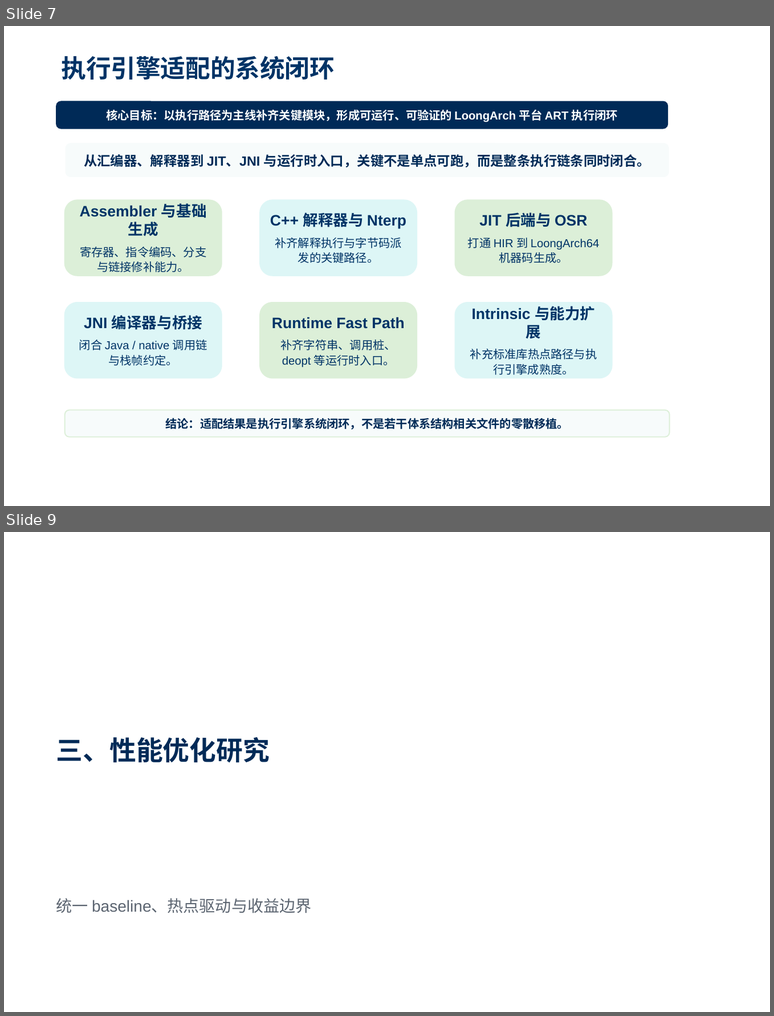
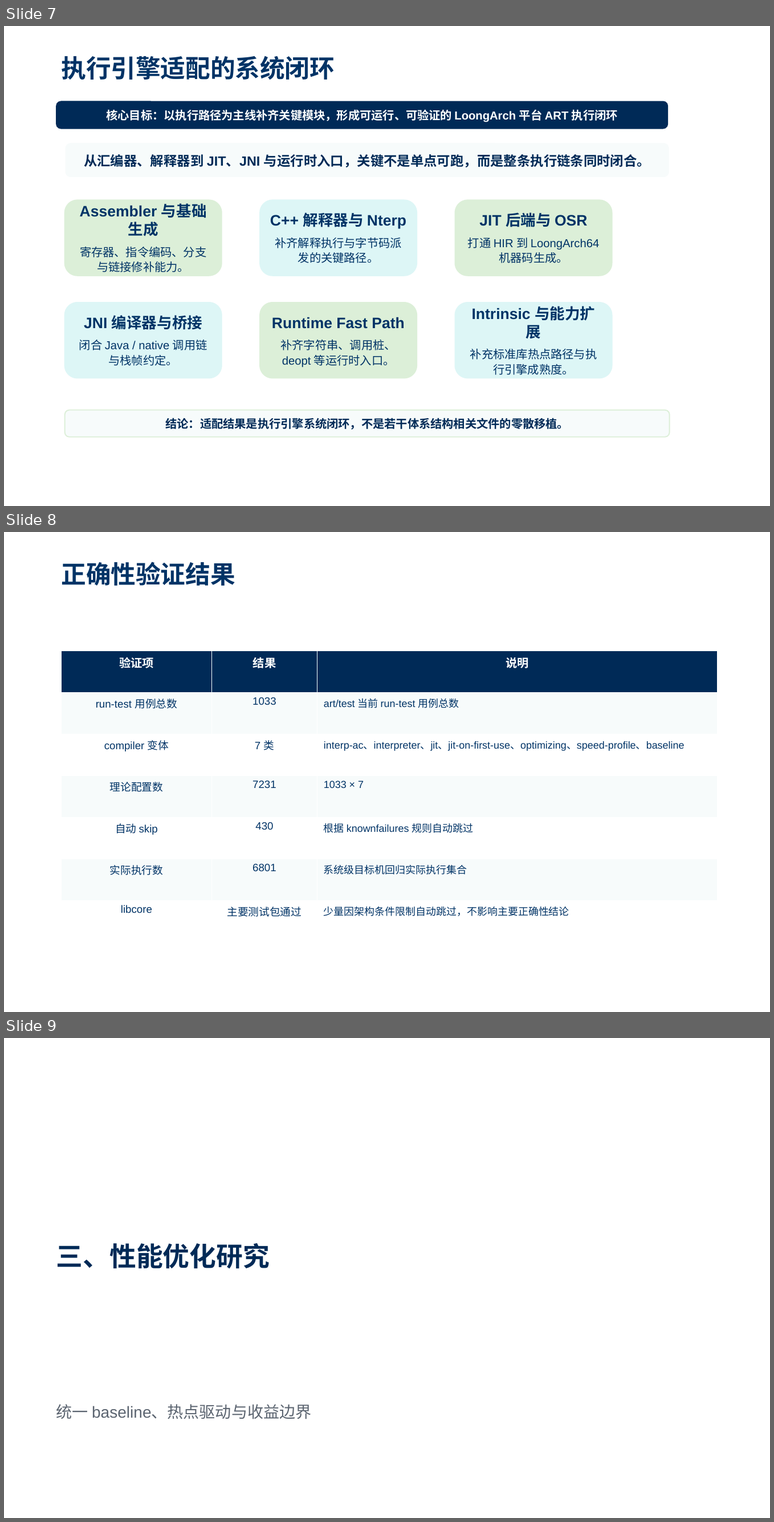
Before and after one commit to YancyReal/ucas-master, a slide deck: Report/03-毕业答辩/鄢玺毕业答辩.pptx. Shown one above the other, each under a label of ours: slides 7 and 9 before the commit, slides 7, 8 and 9 after it; the slides between them are not shown. The pictures are 774x1016 and 774x1522 pixels, drawn with LibreOffice and Linux fonts; fonts in the diff are those of the drawing; background and template pictures are left out. Boxes give left, top, right and bottom in pixels: in the first picture for what was removed or moved away, otherwise in the second. Text is boxed around its words. In the diff, an @@ line names an element or a change of style, - is before the commit and + after.

```diff
--- a/Report/03-毕业答辩/鄢玺毕业答辩.pptx
+++ b/Report/03-毕业答辩/鄢玺毕业答辩.pptx
@@ slide 8 added at (4,532,770,1012), background picture (left out) @@
@@ title added at (62,562,235,586), 28 pt, text #003366, bold @@
+正确性验证结果
@@ table added at (62,651,718,942), 7 rows, 3 columns @@
+验证项 | 结果 | 说明
+run-test 用例总数 | 1033 | art/test 当前 run-test 用例总数
+compiler 变体 | 7 类 | interp-ac、interpreter、jit、jit-on-first-use、optimizing、speed-profile、baseline
+理论配置数 | 7231 | 1033 × 7
+自动 skip | 430 | 根据 knownfailures 规则自动跳过
+实际执行数 | 6801 | 系统级目标机回归实际执行集合
+libcore | 主要测试包通过 | 少量因架构条件限制自动跳过，不影响主要正确性结论
```
Also in this commit, not shown: 1 slide removed, 23 other files.
